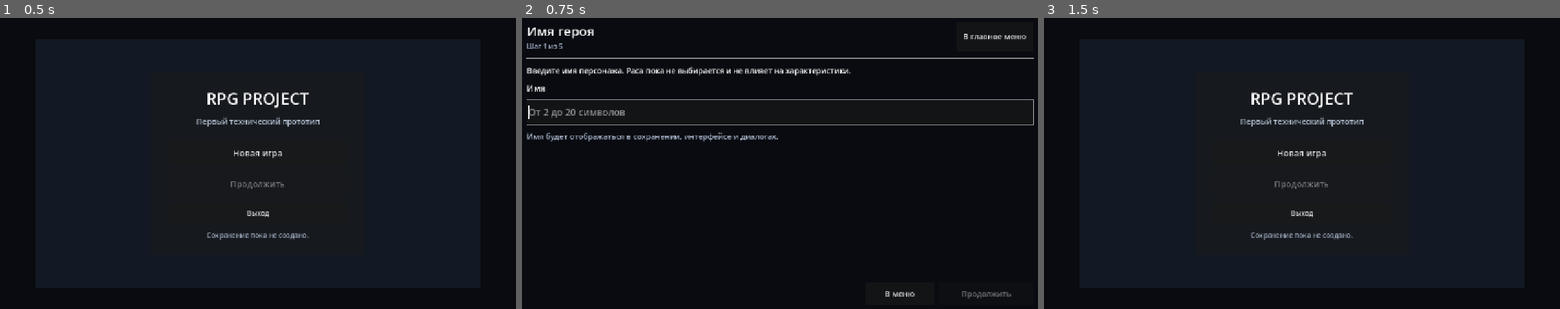
Above: before the commit, frames 1-3 (left to right).
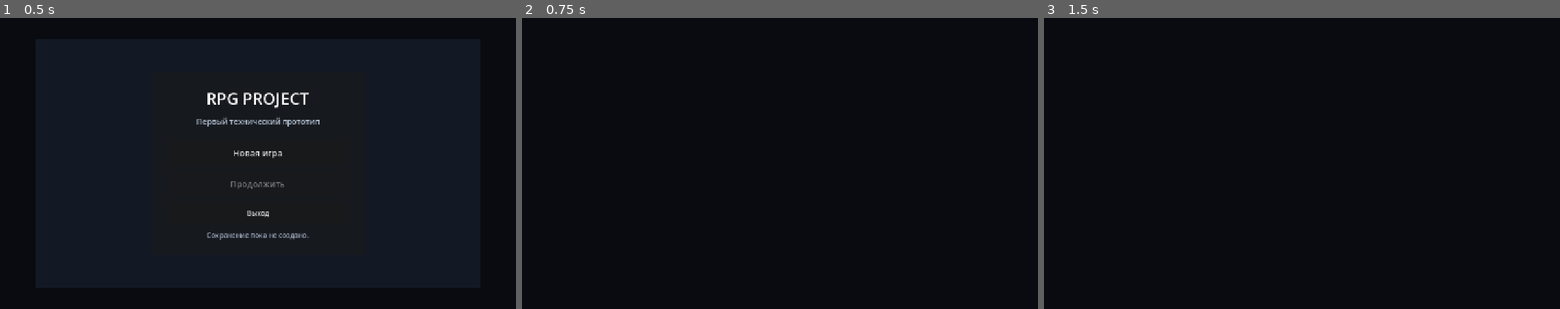
Above: after the commit, the same moments.

Repository: eretenkodaniil16-rgb/rpg-project
Game: Godot game, scene res://scenes/menus/main_menu.tscn
Two runs of this game, one before a commit and one after it. Both use one fixed random seed, a clock stepped at 60 frames per second and the inputs below.
Inputs (mouse positions are in pixels of both pictures, inside the frame that each line leads up to):
- Up to frame 1 (0.5 s): no input
- Up to frame 2 (0.75 s): click "Новая игра" at 0.5 s
- Up to frame 3 (1.5 s): click (1518, 35) at 1.25 s, where only the run before the commit has a clickable "В главное меню"

Frame 1 is identical in both runs. In frame 2, 3.3% of the frame differs, in the area x 0-100%, y 3-97%; in frame 3, 1.5%.
Error after the commit: Parse Error: Cannot find member "DEFAULT_APPEARANCE_COLOR_HEX" in base "PlayerCharacter". (res://scripts/character_creation/character_creator_customized.gd:35)

Commit message:
feat: use customized character creator

Diff:
--- a/scenes/character_creation/character_creator.tscn
+++ b/scenes/character_creation/character_creator.tscn
@@ -1,6 +1,6 @@
 [gd_scene load_steps=2 format=3]
 
-[ext_resource type="Script" path="res://scripts/character_creation/character_creator.gd" id="1_creator"]
+[ext_resource type="Script" path="res://scripts/character_creation/character_creator_customized.gd" id="1_creator"]
 
 [node name="CharacterCreator" type="Control"]
 layout_mode = 3
